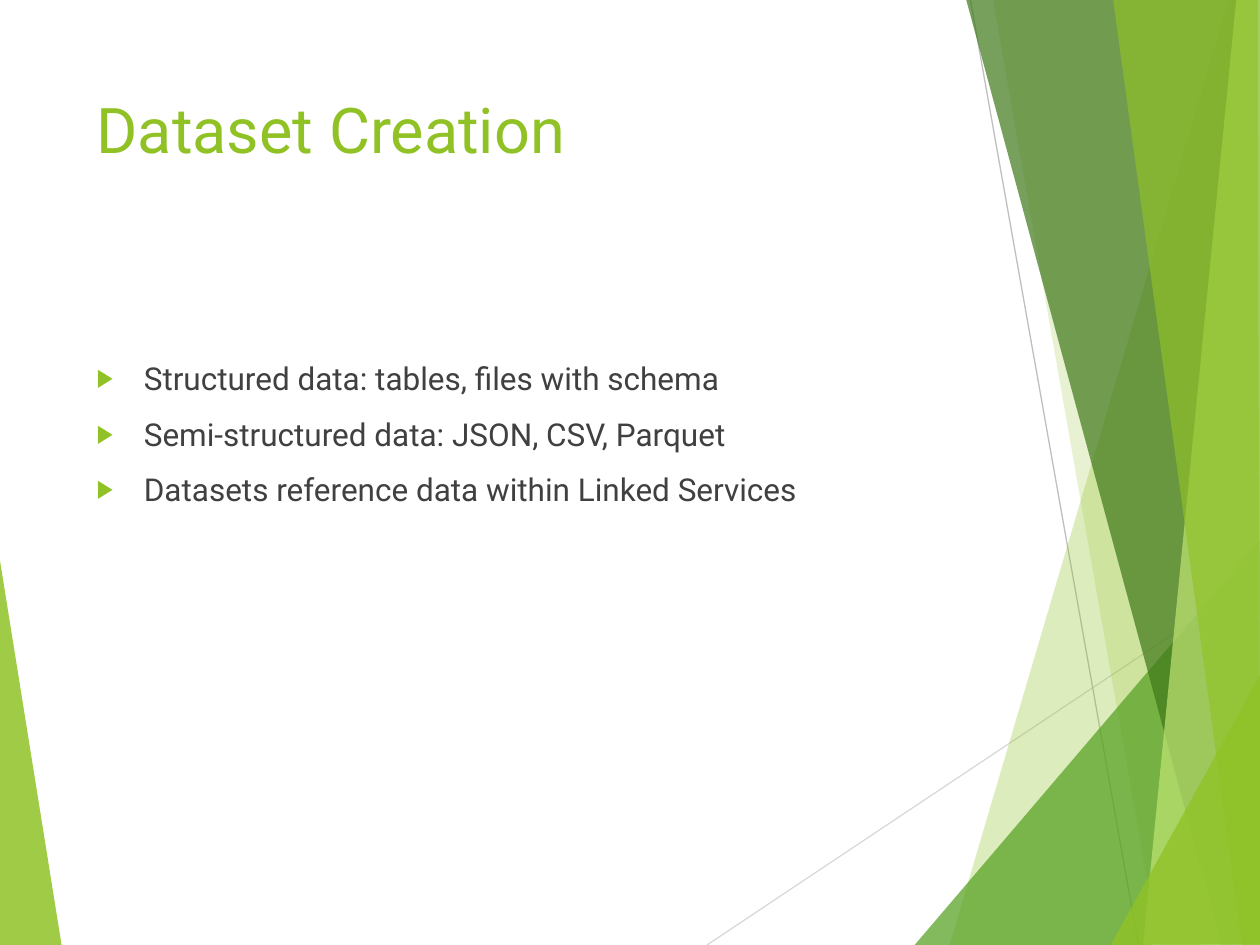
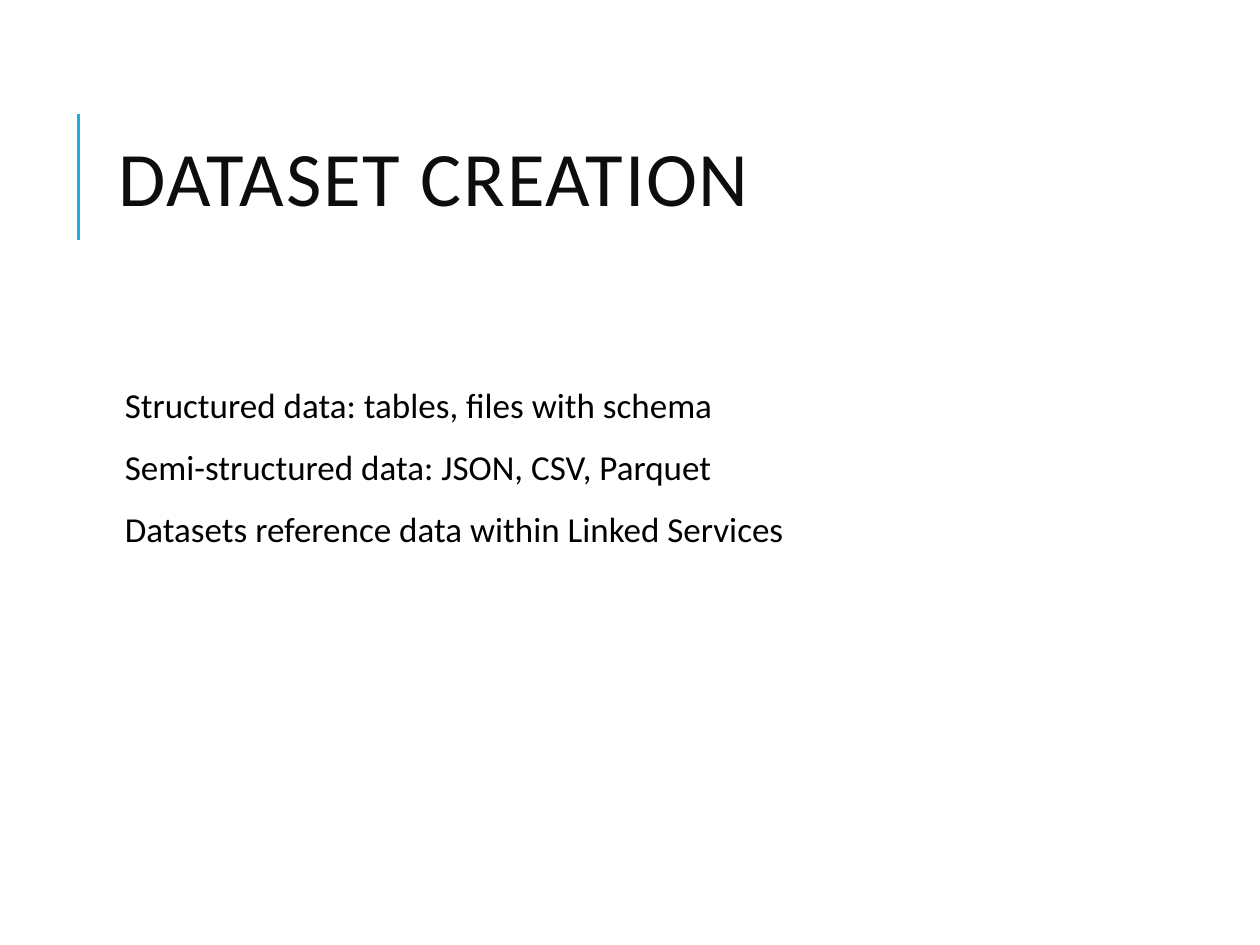
Before and after one commit to vivek1570/DE-Content-WithSnowflakes, a slide deck: slide 7 of Week-1/Day-3/Azure_Data_Factory_Overview.pptx. Drawn at 1260x945 pixels with LibreOffice and Linux fonts; fonts in the diff are those of the drawing. Boxes give left, top, right and bottom in pixels: in the first picture for what was removed or moved away, otherwise in the second. Text is boxed around its words. In the diff, an @@ line names an element or a change of style, - is before the commit and + after.

```diff
--- a/Week-1/Day-3/Azure_Data_Factory_Overview.pptx
+++ b/Week-1/Day-3/Azure_Data_Factory_Overview.pptx
@@ title "DATASET CREATION" at (118,156,749,207): vertical alignment top to middle @@
@@ line added from (78, 239) to (78, 113), #1CADE4 1.5 pt @@
@@ title at (118,156,749,207): text changed; size 36 to 44 pt; font Roboto to Calibri; text colour #90C226 to #0D0D0D @@
-Dataset Creation
+DATASET CREATION
@@ text "Structured data: tables, files with ...": place and size @@
-text "Structured data: tables, files with ..." at (144,366,797,502)
+text "Structured data: tables, files with ..." at (125,393,783,543)
@@ text "Structured data: tables, files with ..." at (125,393,783,543): size 18 to 20 pt, font Roboto to Calibri, text colour #404040 to #000000; bullet ▶ to  ; line spacing 1 to 0.9; more space between paragraphs; bullet colour #90C226 to #1CADE4 @@
@@ group removed at (0,0,1260,945): 8 freeform shapes, 2 lines @@
```
Also in this commit, not shown: 11 other slides changed, 7 other files.
